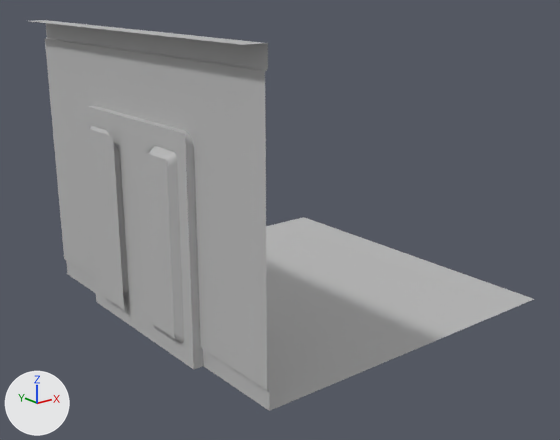
An edit to the FBX model Assets/Models/Residential Building Models/resWallDoorStatic.fbx, drawn before and after from the same camera.
Both versions are drawn from a 50 mm camera at (-5.28, -6.52, 3.45) aimed at (-0.16, -0.12, 0.89). The axes (+X, +Y, +Z) are drawn at lower left. The lights are the same throughout. Where no turn or scale is listed for an object, it has been applied to the vertices.

Script lines for the objects in view, before the commit:
```python
me_mesh = bpy.data.meshes.new('Mesh')
me_mesh.from_pydata(...)  # 466 vertices, 342 faces; spans x -2.0..2.0, y -2.0..2.0, z 0.0..3.0
me_mesh.materials.append(mat_lambert1)  # grey #bcbcbc
# before: 70 (-2.0, -2.0, 3.0) at pixel (242, 44), 71 (-2.0, 2.0, 3.0)
ob_reswallstraightdoorstatic = bpy.data.objects.new('resWallStraightDoorStatic', me_mesh)
ob_reswallstraightdoorstatic.location = (0.0, 0.0, 0.0)
```
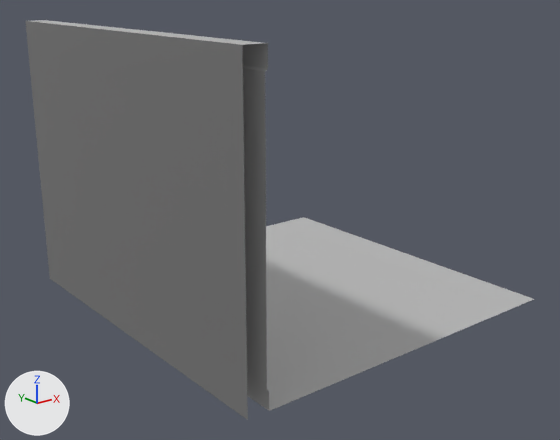
Where the change shows, as pixel boxes [x1, y1, x2, y2] in the pictures (560 x 440 px):
'resWallStraightDoorStatic', reshaped: before [31, 20, 534, 411]; after [25, 20, 534, 420]
part 1 of me_mesh, added: after [25, 21, 248, 420]

The change, as a diff of the scene's bpy script:
```diff
--- a/Assets/Models/Residential Building Models/resWallDoorStatic.fbx.py
+++ b/Assets/Models/Residential Building Models/resWallDoorStatic.fbx.py
@@ mat_black @@
+mat_black = principled_material('Black')
+mat_black.base_color = (0.184, 0.184, 0.184)  # grey #777777
@@ me_mesh @@
 me_mesh.from_pydata(...)  # 466 vertices, 342 faces; spans x -2.0..2.0, y -2.0..2.0, z 0.0..3.0
 # used by ob_reswallstraightdoorstatic; location = (0.0, 0.0, 0.0)
 # verts and faces of me_mesh; kept vertices keep their numbers, new ones are numbered from 466
+# me_mesh part 1
+verts[466] = (-2.0, 2.0, 0.0)  # pixel (49, 278)
+verts[467] = (-2.0, -2.0, 0.0)  # pixel (247, 420)
+faces += [(70, 71, 466, 467)]  # mat_black (grey #777777)
 me_mesh.materials.append(mat_lambert1)
+me_mesh.materials.append(mat_black)  # grey #777777
```
